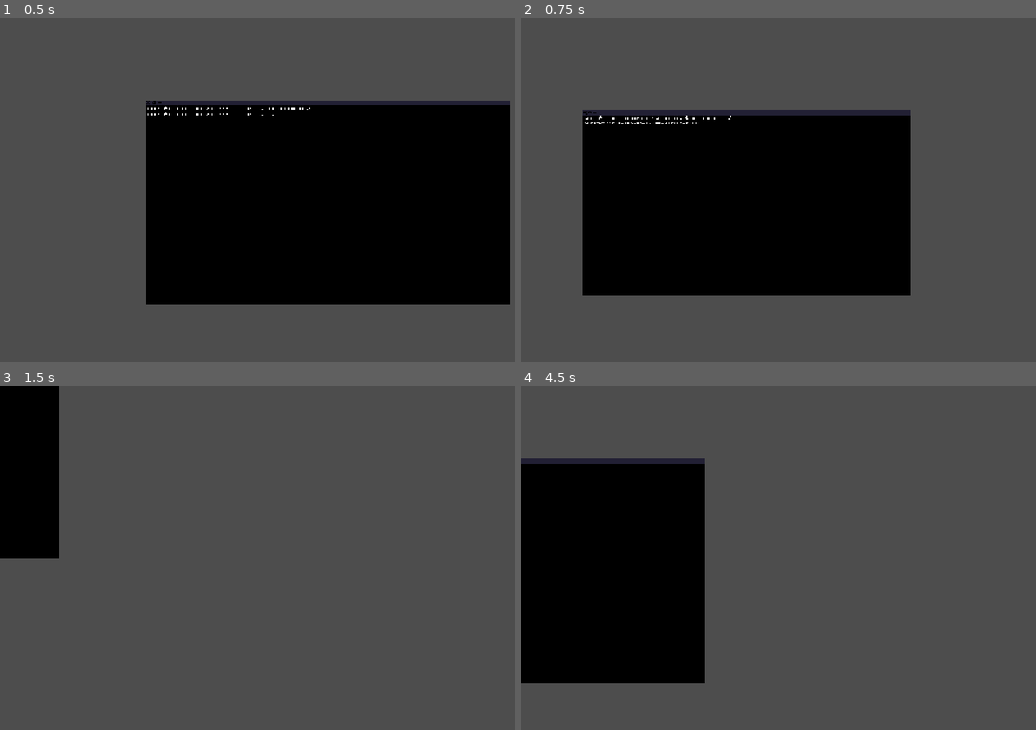
Above: before the commit, frames 1-4 (two rows, left to right).
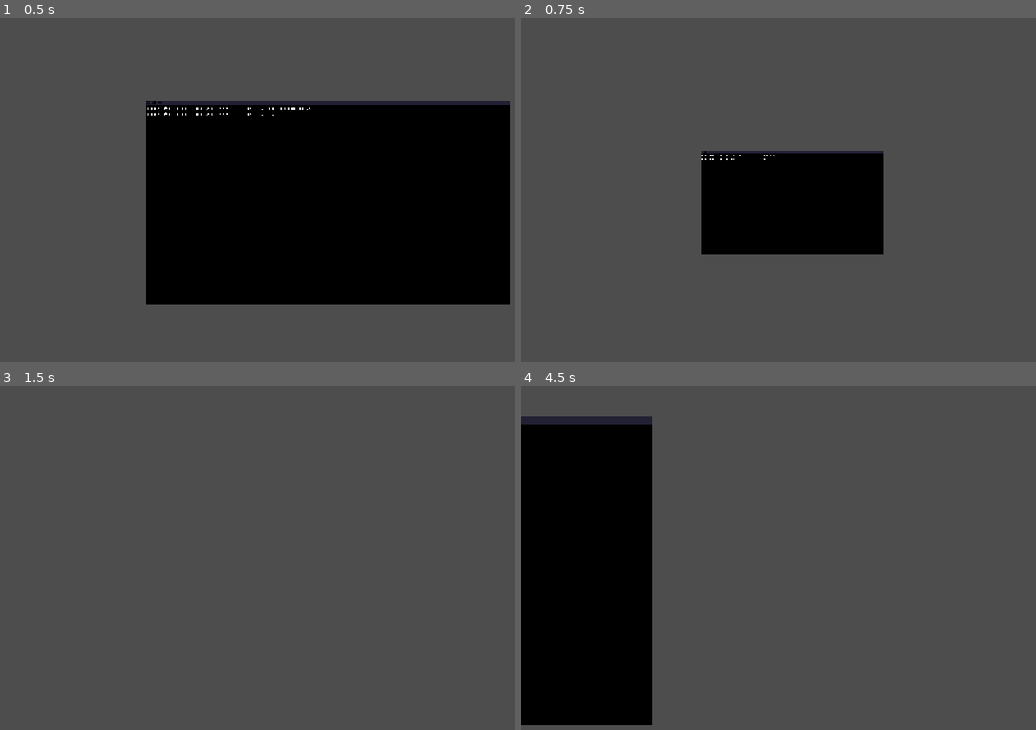
Above: after the commit, the same moments.

Repository: Ranger-Yev/project_sequence
Game: Godot game, scene res://hacking_terminal.tscn
The game is run twice, just before and just after one commit, with the same random seed, the same clock (stepped at 60 frames per second) and the same inputs. The project has no main scene, so this scene is started directly.
Inputs (mouse positions are in pixels of both pictures, inside the frame that each line leads up to):
- Up to frame 1 (0.5 s): no input
- Up to frame 2 (0.75 s): tap Enter (ui_accept) at 0.5 s; move the mouse to (994, 183) at 0.52 s; hold Right (ui_right) from 0.53 s (still down); tap Mouse wheel down (Scroll_Down) at 0.6 s
- Up to frame 3 (1.5 s): tap Enter (ui_accept) at 0.77 s; tap Mouse wheel up (Scroll_Up) at 0.8, 1.35 s; move the mouse to (195, 588) at 1.27 s; release Right (ui_right) at 1.28 s; hold Down (ui_down) from 1.28 s (still down)
- Up to frame 4 (4.5 s): tap Enter (ui_accept) at 1.52, 2.75, 3.02, 3.5, 3.77 s; tap Mouse wheel down (Scroll_Down) at 1.55, 2.1, 3.05, 3.6 s; move the mouse to (912, 489) at 2.02 s; release Down (ui_down) at 2.03 s; hold Right (ui_right) 2.03-2.78 s; tap Mouse wheel up (Scroll_Up) at 2.3, 2.85, 3.8, 4.35 s; move the mouse to (814, 644) at 2.77 s; hold Up (ui_up) 2.78-3.53 s; move the mouse to (outside the picture) at 3.52 s; hold Left (ui_left) from 3.53 s (still down); move the mouse to (649, 516) at 4.27 s

Frame 1 is identical in both runs. In frame 2, 24% of the frame differs, in the area x 11-76%, y 26-81%; in frame 3, 5.7%; in frame 4, 13%.

Commit message:
I forgot what I did. I do remember fixing some bugs.

Diff:
--- a/Scripts/hacking_terminal.gd
+++ b/Scripts/hacking_terminal.gd
@@ -4,16 +4,21 @@
 @onready var start_position = $start_of_terminal.global_position + Vector2(0,5)
 var to_do = 0
 var sts = "guest@tinkle-tboard-t415e-wifi1:~$ cd Documents/&guest@tinkle-tboard-t415e-wifi1:~$ ls"
+
 var cur_zoom = Vector2(1,1)
 
 
 func _process(_delta: float) -> void:
 	if to_do == 0:
+		#sts = "Test for tinkle tewxt"
 		text_engine.spawn_let(1, sts, 0.0625, start_position)
 		to_do += 1
 
-	if Input.is_action_just_pressed("Scroll_Up") and not cur_zoom > Vector2(6,6):
-		cur_zoom += Vector2(0.1, 0.1)
+	if Input.is_action_just_pressed("Scroll_Up") and not cur_zoom > Vector2(5.5,5.5):
+		cur_zoom += Vector2(0.5, 0.5)
 	if  Input.is_action_just_pressed("Scroll_Down") and not cur_zoom < Vector2(0.5,0.5):
-		cur_zoom -= Vector2(0.1, 0.1)
+		cur_zoom -= Vector2(0.5, 0.5)
+	if cur_zoom <= Vector2.ZERO:
+		cur_zoom = Vector2(0.5,0.5)
+	print(cur_zoom)
 	camera.zoom = cur_zoom
--- a/Scripts/text_engine.gd
+++ b/Scripts/text_engine.gd
@@ -46,7 +46,7 @@
 	for i in range(0, len(arr)):
 		if arr[i] == 412:
 			pos = start_pos + Vector2(0, 10)
-		elif alphabet_p[arr[i] % 64] == " " or alphabet_t[arr[i] % 30] == " ":
+		elif font == 1 and alphabet_p[arr[i] % 64] == " " or font == 0 and alphabet_t[arr[i] % 31] == " ":
 			pos.x += 64 * size
 		else:
 			pos.x += 96 * size
@@ -60,7 +60,7 @@
 					#print(len(alphabet_t)) # max char 30
 					if let > 30:
 						print("ERROR: Index out of range - Tinkle Type only has 30 characters. Dividing and using the remainder as the index.")
-						let = let % 30
+						let = let % 31
 				1: # prog_type
 					#print(len(alphabet_p)) # max char 64
 					if let > 64:
--- a/camera_2d.gd
+++ b/camera_2d.gd
@@ -3,12 +3,6 @@
 @onready var itself = $"."
 const SPEED = 1000
 
-# Called when the node enters the scene tree for the first time.
-func _ready() -> void:
-	pass # Replace with function body.
-
-
-# Called every frame. 'delta' is the elapsed time since the previous frame.
 func _process(delta: float) -> void:
 	var dir = Input.get_vector("ui_left", "ui_right", "ui_up", "ui_down")
 	itself.global_position += SPEED * dir * delta
